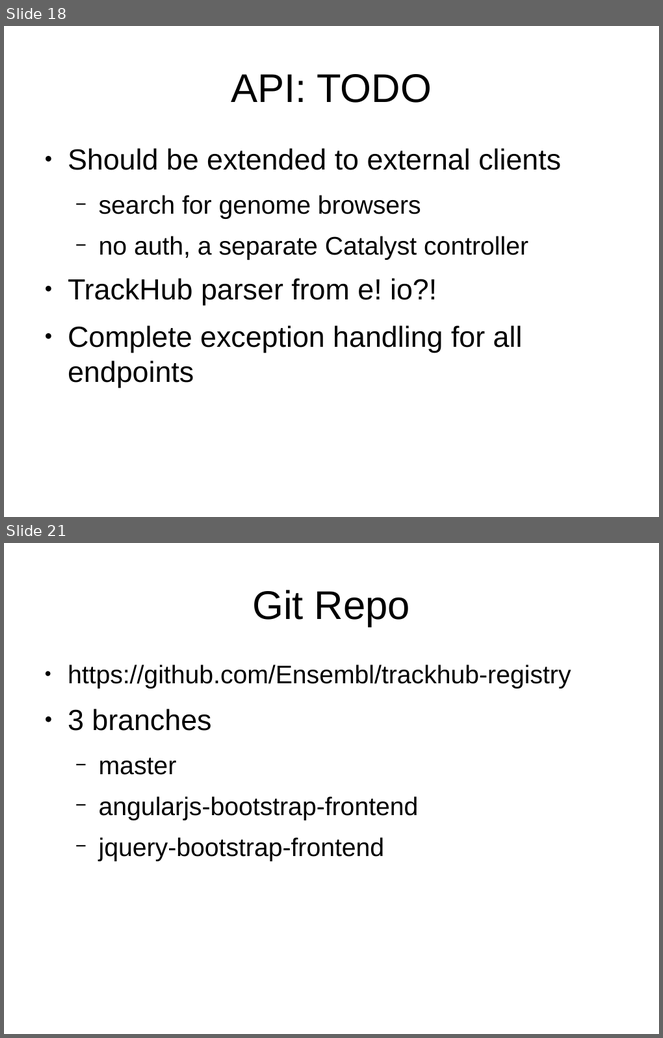
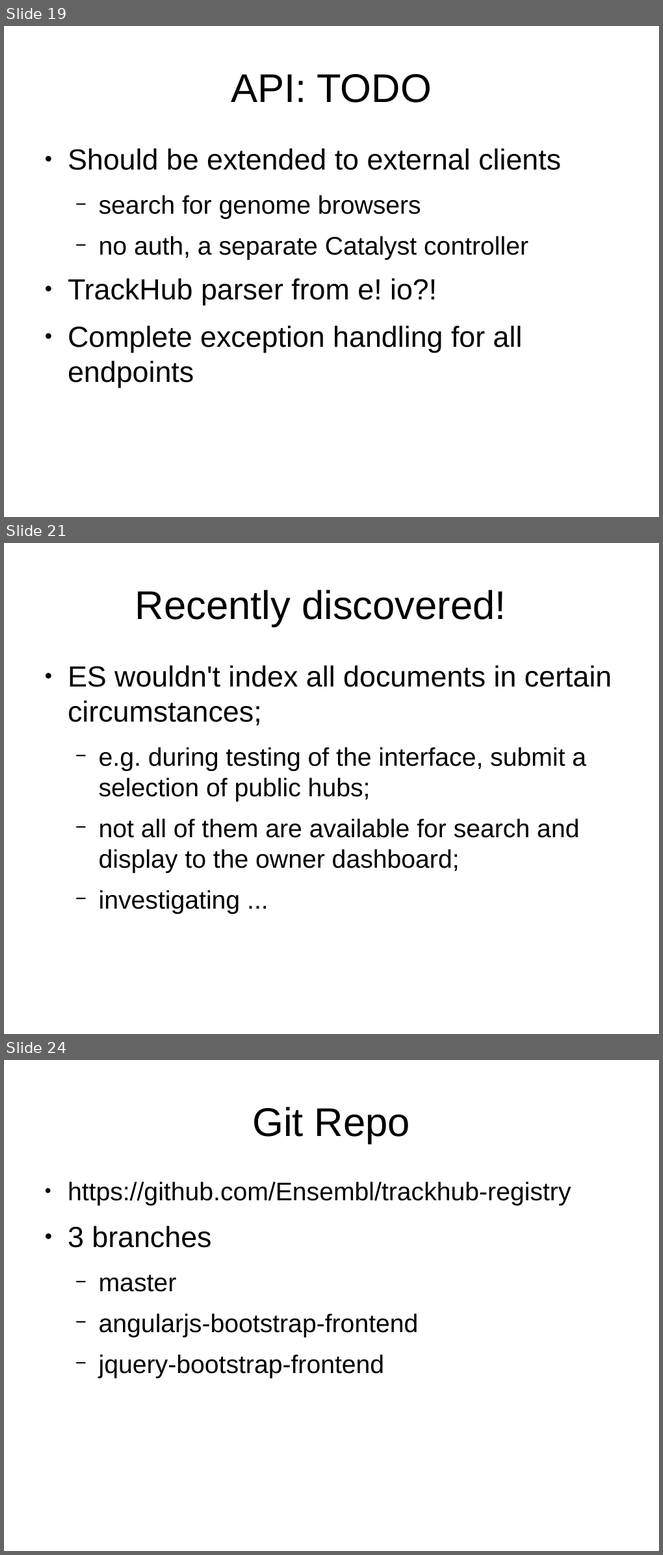
Before and after one commit to Ensembl/trackhub-registry, a slide deck: docs/code_review_07-05-15/talk.odp. Shown one above the other, each under a label of ours: slides 18 and 21 before the commit, slides 19, 21 and 24 after it; the slides between them are not shown. The pictures are 663x1038 and 663x1555 pixels, drawn with LibreOffice and Linux fonts; fonts in the diff are those of the drawing; background and template pictures are left out. Boxes give left, top, right and bottom in pixels: in the first picture for what was removed or moved away, otherwise in the second. Text is boxed around its words. In the diff, an @@ line names an element or a change of style, - is before the commit and + after.

```diff
--- a/docs/code_review_07-05-15/talk.odp
+++ b/docs/code_review_07-05-15/talk.odp
@@ slide 21 added at <box>4,543,659,1034</box>, background #FFFFFF @@
@@ title added at <box>135,590,506,627</box>, 44 pt, text #000000 @@
+Recently discovered!
@@ text added at <box>68,665,612,914</box>, 28 pt, text #000000 @@
+● ES wouldn't index all documents in certain circumstances;
+  − e.g. during testing of the interface, submit a selection of public hubs;
+  − not all of them are available for search and display to the owner dashboard;
+  − investigating ...
@@ what was slide 18 is now slide 19 @@
@@ what was slide 21 is now slide 24 @@
```
Also in this commit, not shown: 2 slides changed, 2 other slides added, 1 other file.
